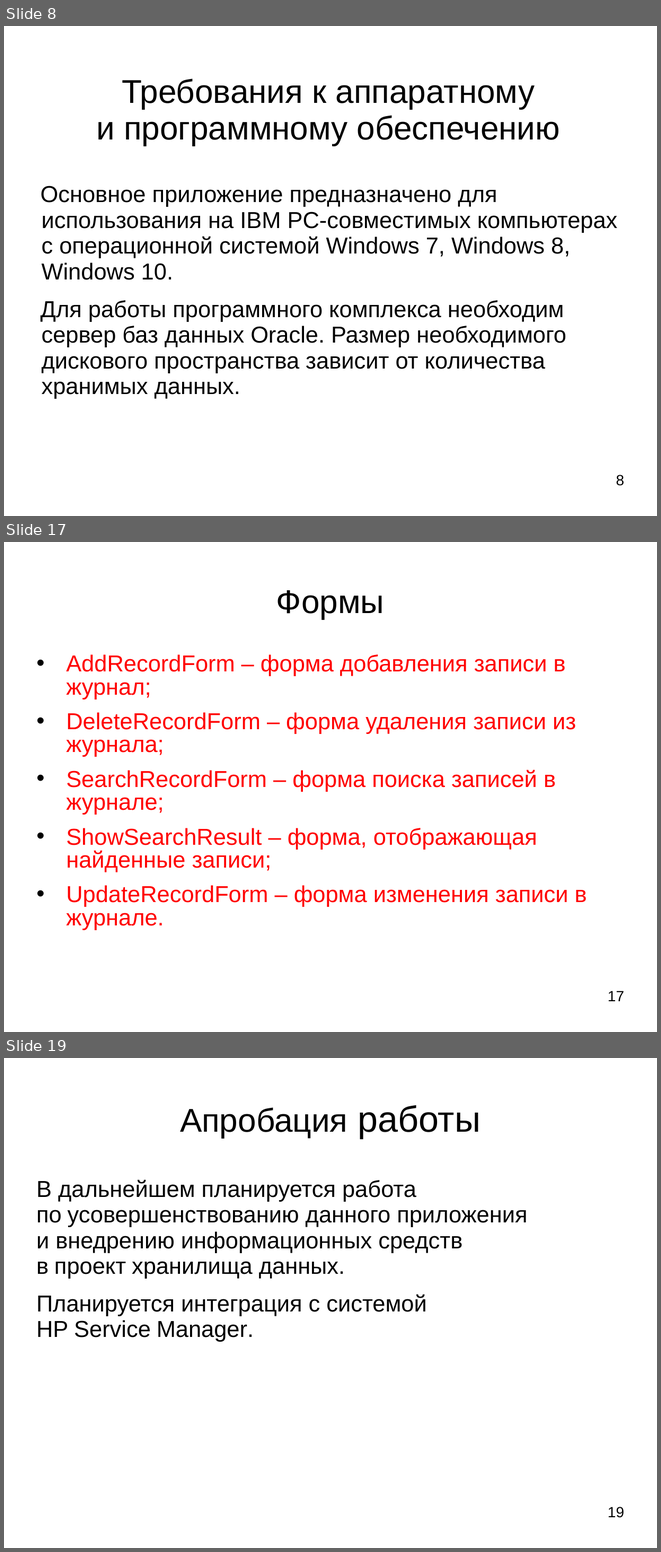
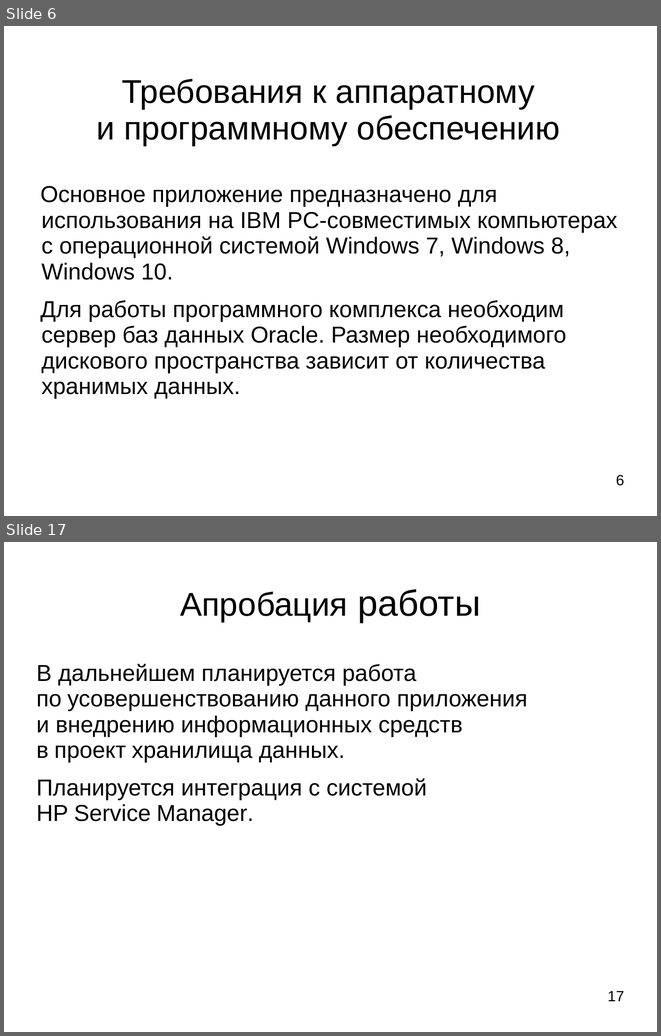
Before and after one commit to ledenevdmitry/CoreApp, a slide deck: LedenevDiplom.ppt. Shown one above the other, each under a label of ours: slides 8, 17 and 19 before the commit, slides 6 and 17 after it; the slides between them are not shown. The pictures are 661x1552 and 661x1036 pixels, drawn with LibreOffice and Linux fonts; fonts in the diff are those of the drawing. Boxes give left, top, right and bottom in pixels: in the first picture for what was removed or moved away, otherwise in the second. Text is boxed around its words. In the diff, an @@ line names an element or a change of style, - is before the commit and + after.

```diff
--- a/LedenevDiplom.ppt
+++ b/LedenevDiplom.ppt
@@ slide 17 removed at (4, 542, 657, 1032), background #FFFFFF @@
@@ title removed at (276, 590, 384, 619) @@
-Формы
@@ text removed at (66, 654, 587, 930) @@
-• AddRecordForm – форма добавления записи в журнал;
-• DeleteRecordForm – форма удаления записи из журнала;
-• SearchRecordForm – форма поиска записей в журнале;
-• ShowSearchResult – форма, отображающая найденные записи;
-• UpdateRecordForm – форма изменения записи в журнале.
@@ text removed at (608, 990, 624, 1001) @@
-17
@@ what was slide 8 is now slide 6 @@
@@ page number at (616, 474, 625, 486): text changed @@
-8
+6
@@ what was slide 19 is now slide 17 @@
@@ page number at (608, 990, 624, 1001): text changed @@
-19
+17
```
Also in this commit, not shown: 11 slides changed, 3 slides added, 4 other slides removed, 3 other files.
